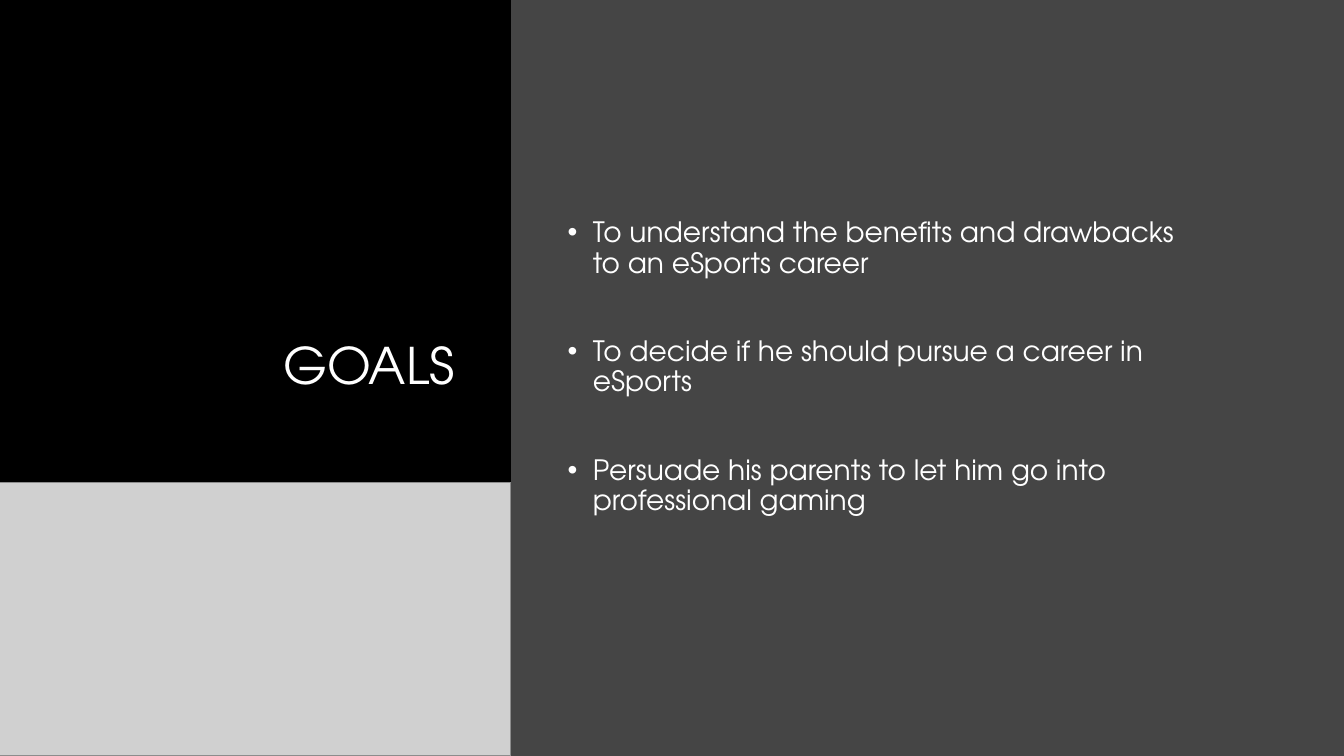
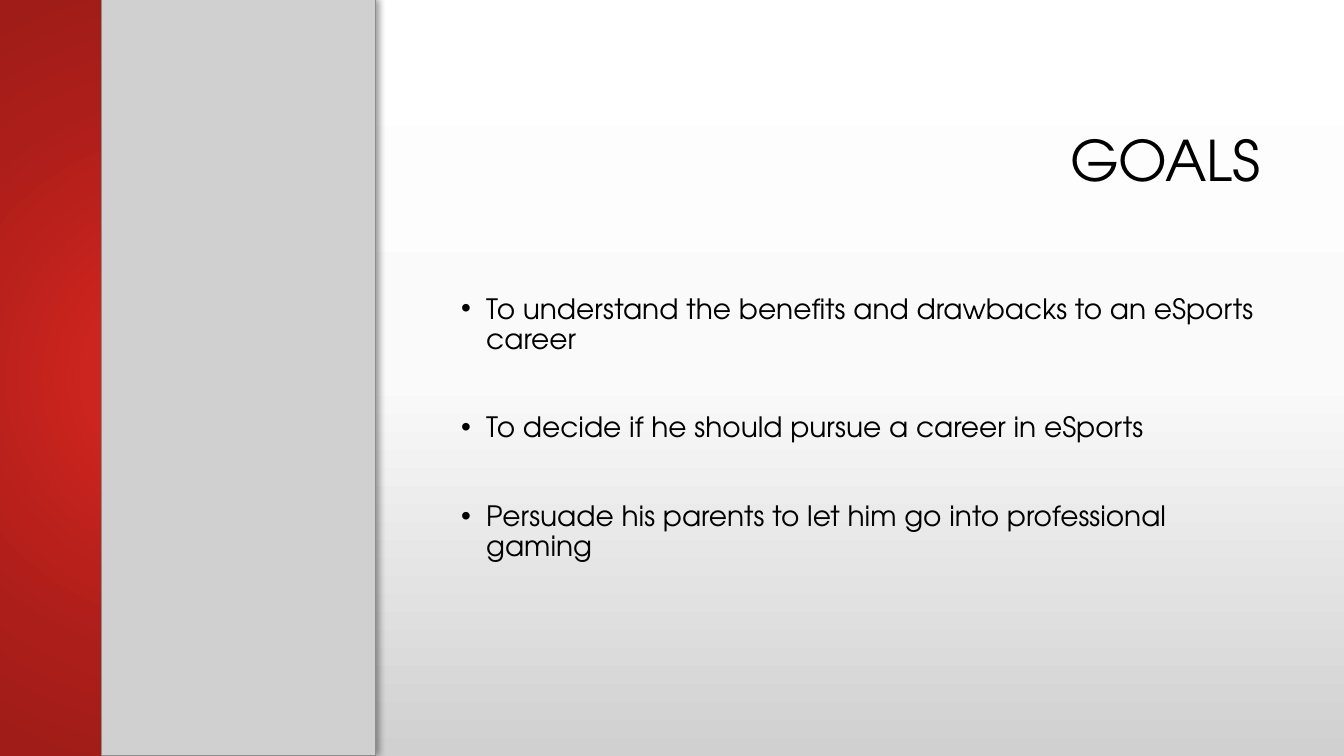
Before and after one commit to vinceleg/lab04_repo, a slide deck: slide 11 of dtc_team16_pitch_presentation.pptx. Drawn at 1344x756 pixels with LibreOffice and Linux fonts; fonts in the diff are those of the drawing; grey boxes stand for pictures; background and template pictures are left out. Boxes give left, top, right and bottom in pixels: in the first picture for what was removed or moved away, otherwise in the second. Text is boxed around its words. In the diff, an @@ line names an element or a change of style, - is before the commit and + after.

```diff
--- a/dtc_team16_pitch_presentation.pptx
+++ b/dtc_team16_pitch_presentation.pptx
@@ background #000000 to gradient #FFFFFF to #FBFBFB to #D1D1D1 @@
@@ rectangle: place and size @@
-rectangle at [0,0,511,756]
+rectangle at [0,0,376,756]
@@ rectangle at [0,0,376,756]: fill #000000 to gradient #CC241E to #AC1E1A to #A01C18 @@
@@ picture at [102,0,376,756]: rotation 0 to 90 degrees @@
@@ rectangle removed at [511,0,1344,756] @@
@@ title "GOALS": place and size @@
-title "GOALS" at [283,346,454,385]
+title "GOALS" at [1070,139,1260,182]
@@ title "GOALS" at [1070,139,1260,182]: size 36 to 40 pt, text colour #FFFFFF to #000000 @@
@@ text "To understand the benefits and ...": place and size @@
-text "To understand the benefits and ..." at [593,221,1174,516]
+text "To understand the benefits and ..." at [486,298,1253,562]
@@ text "To understand the benefits and ..." at [486,298,1253,562]: text colour #FFFFFF to #000000; vertical alignment middle to top @@
```
Also in this commit, not shown: 8 other slides changed, 1 slide added, 2 slides removed.
